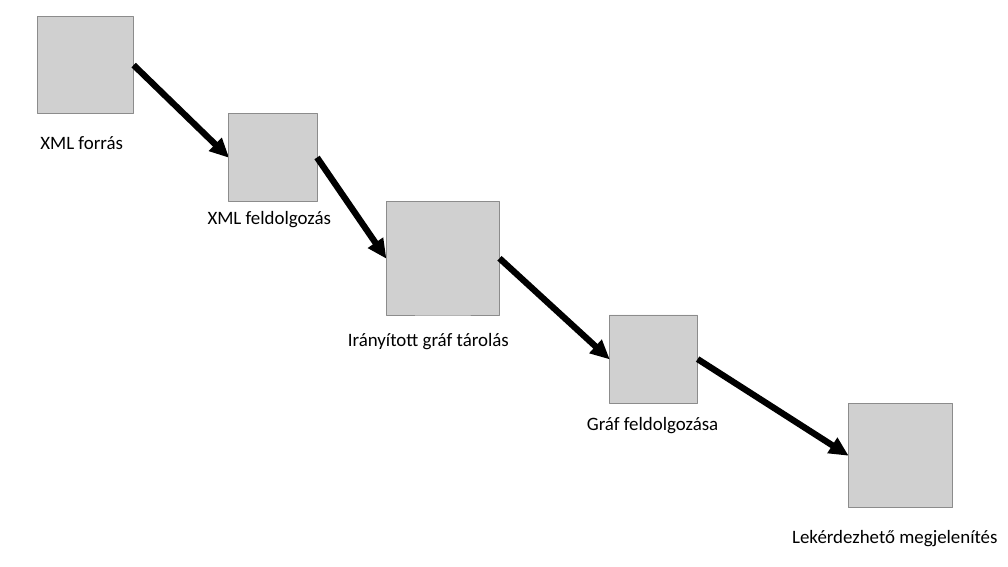
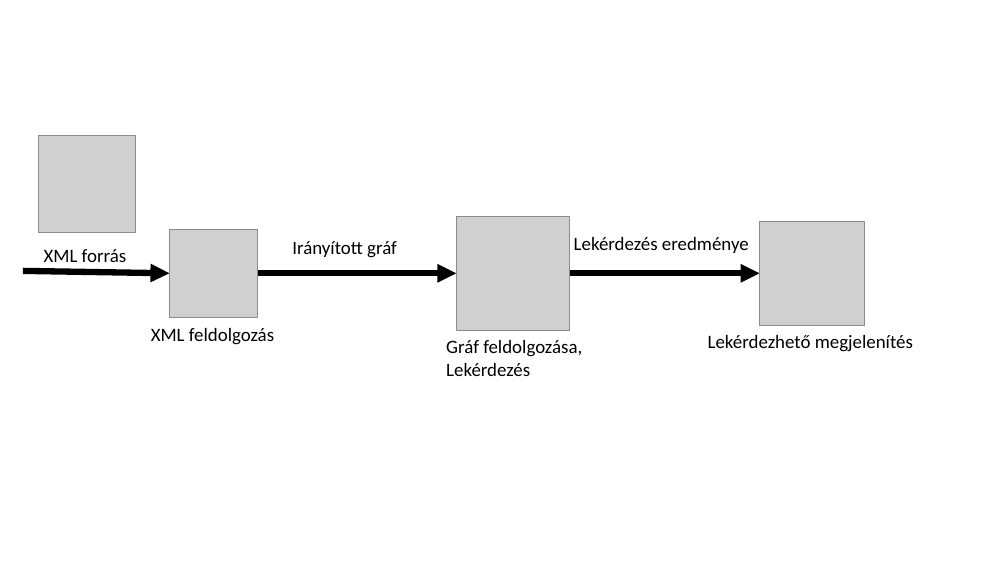
Before and after one commit to Ancsak01/szakdolgozat, a slide deck: slide 1 of szakdolgozat/images/presentation/data_flow.pptx. Drawn at 1008x567 pixels with LibreOffice and Linux fonts; fonts in the diff are those of the drawing; grey boxes stand for pictures; background and template pictures are left out. Boxes give left, top, right and bottom in pixels: in the first picture for what was removed or moved away, otherwise in the second. Text is boxed around its words. In the diff, an @@ line names an element or a change of style, - is before the commit and + after.

```diff
--- a/szakdolgozat/images/presentation/data_flow.pptx
+++ b/szakdolgozat/images/presentation/data_flow.pptx
@@ picture: place and size @@
-picture at (37,17,134,113)
+picture at (39,135,135,232)
@@ picture: place and size @@
-picture at (229,113,318,202)
+picture at (169,229,258,318)
@@ picture: place and size @@
-picture at (386,202,500,315)
+picture at (456,217,569,330)
@@ text added at (574,237,749,253), 18 pt, text #000000 @@
+Lekérdezés eredménye
@@ picture: place and size @@
-picture at (848,403,953,507)
+picture at (760,221,864,325)
@@ text "XML forrás": place and size @@
-text "XML forrás" at (40,136,123,149)
+text "XML forrás" at (44,249,127,262)
@@ text at (292,241,397,258): text changed @@
-Irányított gráf tárolás
+Irányított gráf
@@ arrow removed from (500, 259) to (609, 359) @@
@@ arrow moved from (134, 65) - (229, 157) to (23, 271) - (169, 274) @@
@@ arrow moved from (317, 157) - (386, 259) to (258, 274) - (456, 274) @@
@@ arrow moved from (698, 359) - (848, 456) to (569, 274) - (760, 274) @@
@@ text "XML feldolgozás": place and size @@
-text "XML feldolgozás" at (208,211,331,228)
+text "XML feldolgozás" at (151,328,274,345)
@@ picture removed at (609,315,698,404) @@
@@ text "Lekérdezhető megjelenítés": place and size @@
-text "Lekérdezhető megjelenítés" at (792,530,997,547)
+text "Lekérdezhető megjelenítés" at (708,335,913,352)
@@ text at (446,340,582,376): text changed @@
-Gráf feldolgozása
+Gráf feldolgozása,
+Lekérdezés
```
Also in this commit, not shown: 38 other files.
